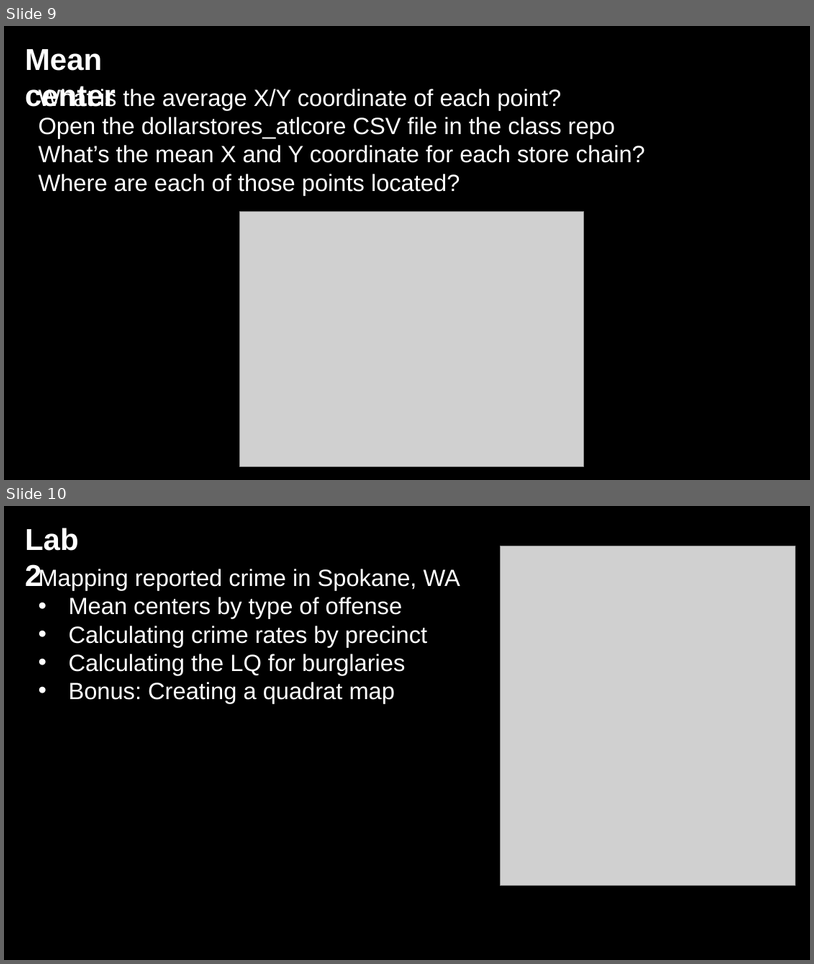
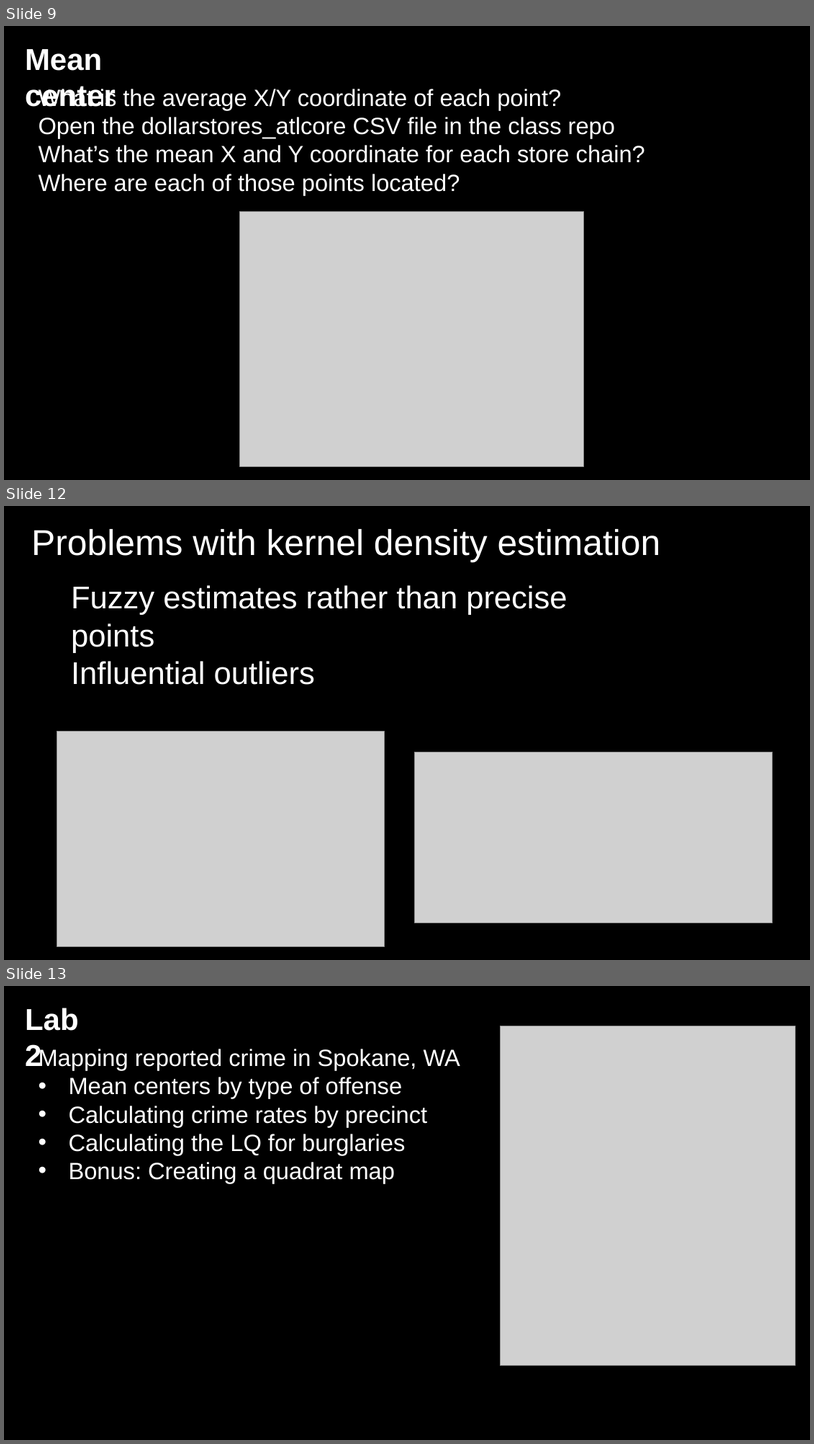
Before and after one commit to jshannon75/geog4300, a slide deck: in_class_slides/geog4300_W05-1 Point pattern analysis and MAUP.pptx. Shown one above the other, each under a label of ours: slides 9 and 10 before the commit, slides 9, 12 and 13 after it; the slides between them are not shown. The pictures are 814x964 and 814x1444 pixels, drawn with LibreOffice and Linux fonts; fonts in the diff are those of the drawing; grey boxes stand for pictures; background and template pictures are left out. Boxes give left, top, right and bottom in pixels: in the first picture for what was removed or moved away, otherwise in the second. Text is boxed around its words. In the diff, an @@ line names an element or a change of style, - is before the commit and + after.

```diff
--- a/in_class_slides/geog4300_W05-1 Point pattern analysis and MAUP.pptx
+++ b/in_class_slides/geog4300_W05-1 Point pattern analysis and MAUP.pptx
@@ slide 12 added at (x1=4, y1=506, x2=810, y2=960), background picture (left out) @@
@@ text added at (x1=31, y1=529, x2=661, y2=562), 42.7 pt, text #FFFFFF @@
+Problems with kernel density estimation
@@ text added at (x1=71, y1=585, x2=567, y2=685), 37.3 pt, text #FFFFFF @@
+Fuzzy estimates rather than precise points
+Influential outliers
@@ picture added at (x1=57, y1=731, x2=384, y2=947) @@
@@ picture added at (x1=415, y1=752, x2=773, y2=923) @@
@@ what was slide 10 is now slide 13 @@
```
Also in this commit, not shown: 2 other slides added, 2 other files.
